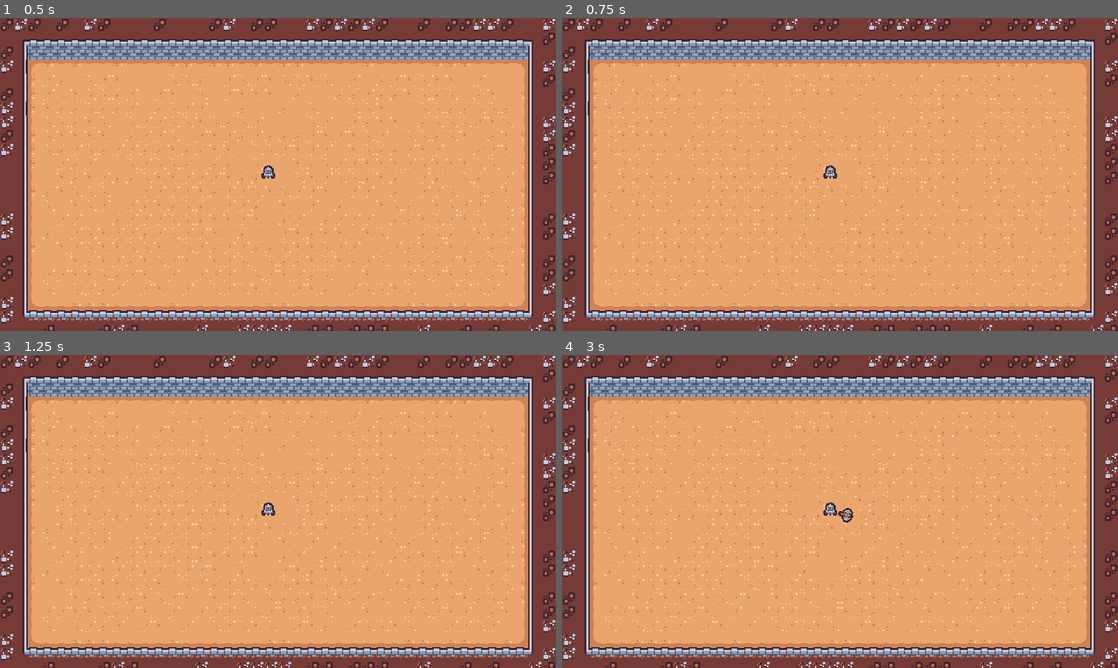
Above: before the commit, frames 1-4 (two rows, left to right).
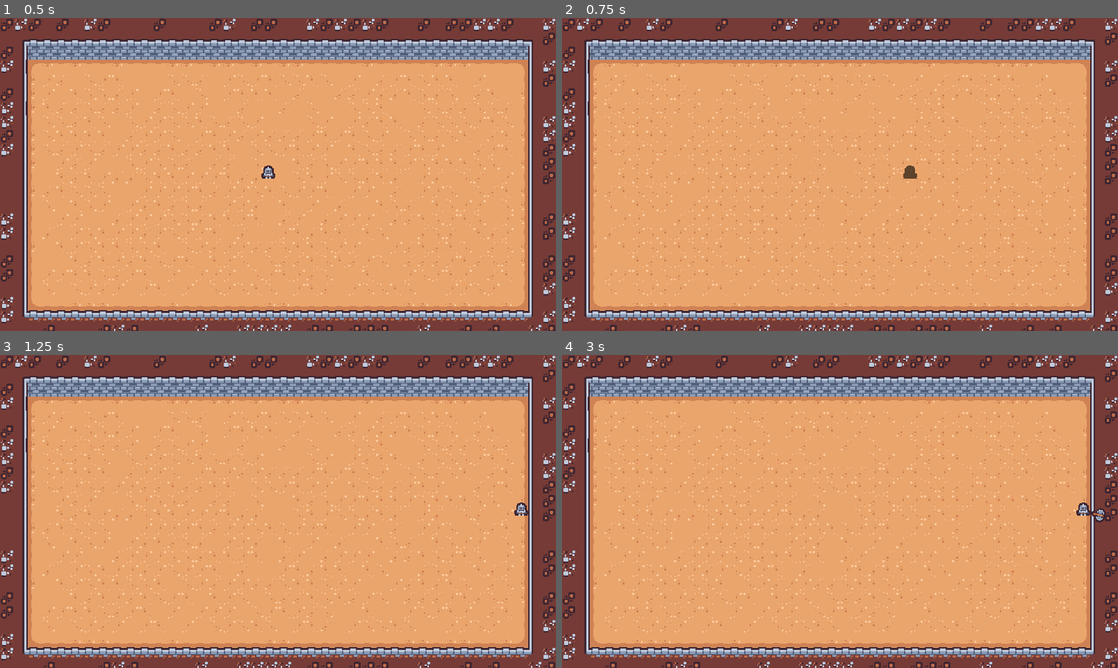
Above: after the commit, the same moments.

Repository: zacryol/two-left-hands
Game: Godot game, scene res://src/arena.tscn
Two runs of this game, one before a commit and one after it. Both use one fixed random seed, a clock stepped at 60 frames per second and the inputs below. The project has no main scene, so this scene is started directly.
Inputs:
- Up to frame 1 (0.5 s): no input
- Up to frame 2 (0.75 s): tap Enter at 0.5 s; hold O (move_right) from 0.53 s (still down); hold . (dash) from 0.53 s (still down)
- Up to frame 3 (1.25 s): keep holding O (move_right); keep holding . (dash)
- Up to frame 4 (3 s): release O (move_right) at 1.28 s; release . (dash) at 1.28 s; hold U (move_down) 1.28-2.03 s; tap V (action1) at 1.35 s; tap . (dash) at 1.55, 2.3 s; hold O (move_right) 2.03-2.78 s; hold R (action2) 2.03-2.78 s; tap Space at 2.75 s; hold I (move_up) from 2.78 s (still down); tap E (action3) at 2.85 s

Frame 1 is identical in both runs. In frame 2, 0.2% of the frame differs, in the area x 47-64%, y 47-52%; in frame 3, 0.2%; in frame 4, 0.3%, in the area x 47-98%, y 47-54%.

Commit message:
added a dash/dodge

Diff:
--- a/gdproj/src/player.gd
+++ b/gdproj/src/player.gd
@@ -6,6 +6,9 @@
 
 ## Movement Speed.
 @export var speed: float = 150.0
+## Dash Speed.
+@export var dash_speed: float = 500.0
+var _dash_dir := Vector2.RIGHT
 
 @onready var _anim_tree := $AnimationTree as AnimationTree
 @onready var _state_machine := _anim_tree.get(&"parameters/playback") as AnimationNodeStateMachinePlayback
@@ -21,9 +24,11 @@
 		_throw_knife()
 	elif event.is_action_pressed(&"action3"):
 		_state_machine.travel(&"AxeAttack")
+	elif event.is_action_pressed(&"dash"):
+		_state_machine.travel(&"dash")
 
 
-func _physics_process(_delta: float) -> void:
+func _physics_process(delta: float) -> void:
 	match _state_machine.get_current_node():
 		&"Standard":
 			var input_dir := Input.get_vector(&"move_left", &"move_right",
@@ -31,12 +36,16 @@
 			set_blend_position(input_dir)
 			velocity = input_dir * speed
 			var _r := move_and_slide()
+		&"dash":
+			var move := _dash_dir * dash_speed * delta
+			var _c := move_and_collide(move)
 		_:
 			pass
 
 
 func hit() -> void:
 	if not iframes.is_stopped(): return
+	if _state_machine.get_current_node() == &"dash": return
 	#print("ouch")
 	#print(Engine.get_physics_frames())
 	hitbox.set_deferred(&"disabled", true)
@@ -51,6 +60,7 @@
 	if pos.length_squared() > 0.1:
 		_anim_tree.set(&"parameters/Attack/dir/blend_position", pos)
 		_anim_tree.set(&"parameters/AxeAttack/dir/blend_position", pos)
+		_dash_dir = pos.normalized()
 
 
 ## Returns the direction to attack in, determined by the Attack blend position
--- a/gdproj/src/player.tscn
+++ b/gdproj/src/player.tscn
@@ -103,6 +103,18 @@
 "transitions": PackedFloat32Array(1),
 "update": 0,
 "values": [0.0]
+}
+tracks/8/type = "value"
+tracks/8/imported = false
+tracks/8/enabled = true
+tracks/8/path = NodePath("Sprite2D:self_modulate")
+tracks/8/interp = 1
+tracks/8/loop_wrap = true
+tracks/8/keys = {
+"times": PackedFloat32Array(0),
+"transitions": PackedFloat32Array(1),
+"update": 0,
+"values": [Color(1, 1, 1, 1)]
 }
 
 [sub_resource type="Animation" id="Animation_fvsus"]
@@ -386,6 +398,23 @@
 "transitions": PackedFloat32Array(1, 1),
 "update": 0,
 "values": [3.92699, 5.49779]
+}
+
+[sub_resource type="Animation" id="Animation_81f1i"]
+resource_name = "dash"
+length = 0.21
+step = 0.01
+tracks/0/type = "value"
+tracks/0/imported = false
+tracks/0/enabled = true
+tracks/0/path = NodePath("Sprite2D:self_modulate")
+tracks/0/interp = 1
+tracks/0/loop_wrap = true
+tracks/0/keys = {
+"times": PackedFloat32Array(0, 0.02, 0.18, 0.2),
+"transitions": PackedFloat32Array(1, 1, 1, 1),
+"update": 0,
+"values": [Color(1, 1, 1, 1), Color(0, 0, 0, 0.6), Color(0, 0, 0, 0.6), Color(1, 1, 1, 1)]
 }
 
 [sub_resource type="AnimationLibrary" id="AnimationLibrary_d66mu"]
@@ -397,6 +426,7 @@
 "axe_swing_left": SubResource("Animation_tyway"),
 "axe_swing_right": SubResource("Animation_euk83"),
 "axe_swing_up": SubResource("Animation_re0ji"),
+"dash": SubResource("Animation_81f1i"),
 "idle": SubResource("Animation_17q46"),
 "move_left": SubResource("Animation_uuij1"),
 "move_right": SubResource("Animation_sb0ir"),
@@ -515,6 +545,9 @@
 blend_point_4/node = SubResource("AnimationNodeAnimation_otwcr")
 blend_point_4/pos = Vector2(0, 0)
 
+[sub_resource type="AnimationNodeAnimation" id="AnimationNodeAnimation_av5an"]
+animation = &"dash"
+
 [sub_resource type="AnimationNodeStateMachineTransition" id="AnimationNodeStateMachineTransition_gessv"]
 auto_advance = true
 
@@ -527,6 +560,12 @@
 [sub_resource type="AnimationNodeStateMachineTransition" id="AnimationNodeStateMachineTransition_h0d57"]
 
 [sub_resource type="AnimationNodeStateMachineTransition" id="AnimationNodeStateMachineTransition_67p5y"]
+switch_mode = 2
+auto_advance = true
+
+[sub_resource type="AnimationNodeStateMachineTransition" id="AnimationNodeStateMachineTransition_snyix"]
+
+[sub_resource type="AnimationNodeStateMachineTransition" id="AnimationNodeStateMachineTransition_ji51q"]
 switch_mode = 2
 auto_advance = true
 
@@ -537,7 +576,9 @@
 states/AxeAttack/position = Vector2(697, 173)
 states/Standard/node = SubResource("AnimationNodeBlendSpace2D_jjpb5")
 states/Standard/position = Vector2(525, 100)
-transitions = ["Start", "Standard", SubResource("AnimationNodeStateMachineTransition_gessv"), "Standard", "Attack", SubResource("AnimationNodeStateMachineTransition_4i1bd"), "Attack", "Standard", SubResource("AnimationNodeStateMachineTransition_08k5r"), "Standard", "AxeAttack", SubResource("AnimationNodeStateMachineTransition_h0d57"), "AxeAttack", "Standard", SubResource("AnimationNodeStateMachineTransition_67p5y")]
+states/dash/node = SubResource("AnimationNodeAnimation_av5an")
+states/dash/position = Vector2(449, 248)
+transitions = ["Start", "Standard", SubResource("AnimationNodeStateMachineTransition_gessv"), "Standard", "Attack", SubResource("AnimationNodeStateMachineTransition_4i1bd"), "Attack", "Standard", SubResource("AnimationNodeStateMachineTransition_08k5r"), "Standard", "AxeAttack", SubResource("AnimationNodeStateMachineTransition_h0d57"), "AxeAttack", "Standard", SubResource("AnimationNodeStateMachineTransition_67p5y"), "Standard", "dash", SubResource("AnimationNodeStateMachineTransition_snyix"), "dash", "Standard", SubResource("AnimationNodeStateMachineTransition_ji51q")]
 
 [sub_resource type="AnimationNodeStateMachinePlayback" id="AnimationNodeStateMachinePlayback_xixy8"]
 
Not shown: 1 places in gdproj/src/player.tscn that only renumber resources
